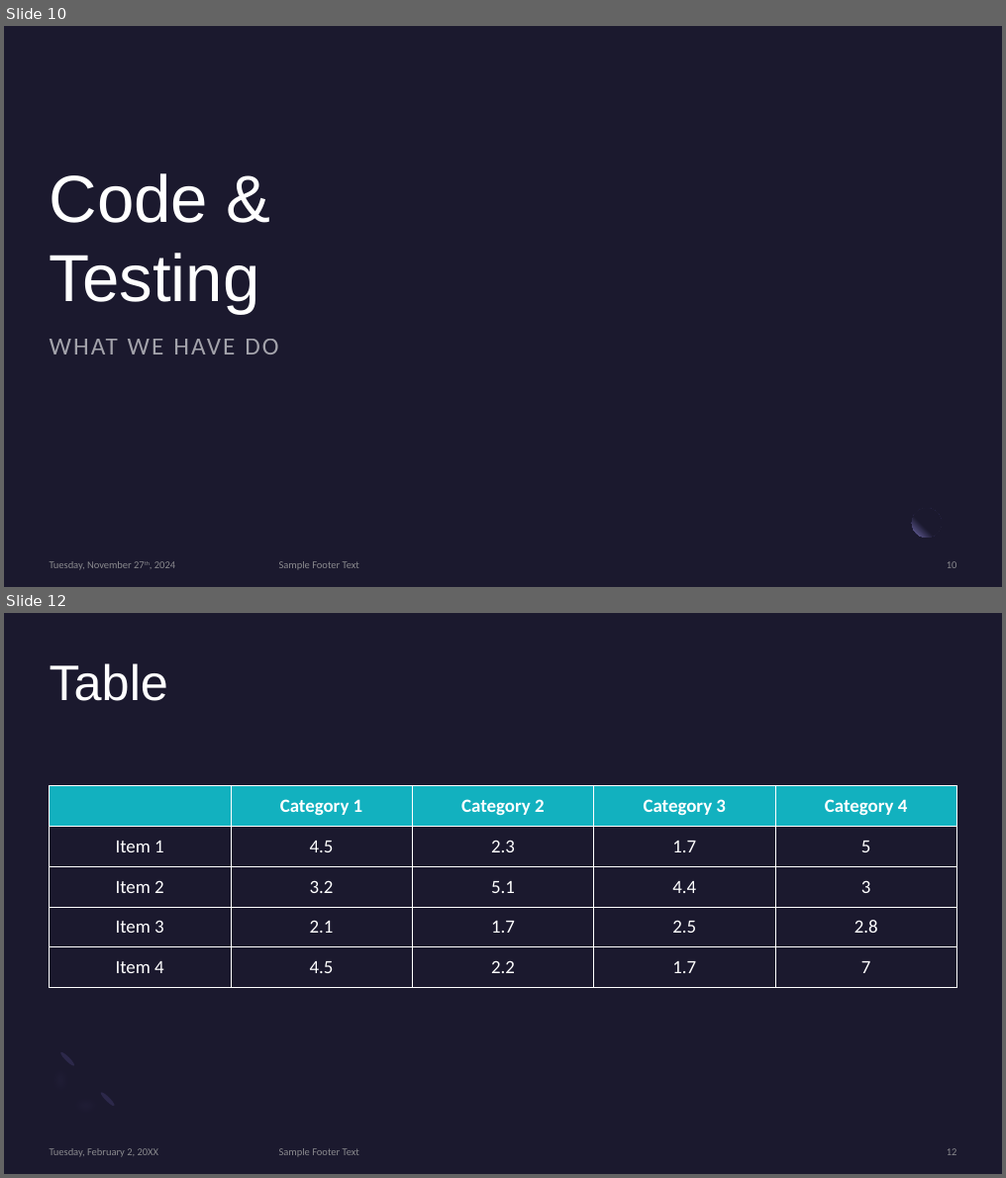
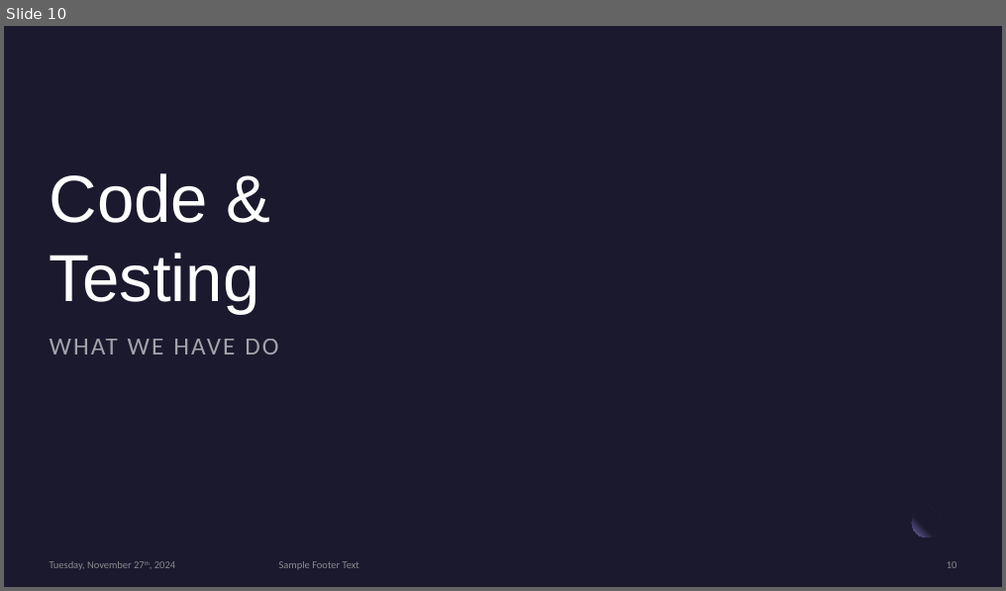
Before and after one commit to Edward-Pratt/2024NovHackathon, a slide deck: res/Smart Budget Presentation.pptx. Shown one above the other, each under a label of ours: slides 10 and 12 before the commit, slide 10 after it; the slides between them are not shown. The pictures are 1006x1178 and 1006x591 pixels, drawn with LibreOffice and Linux fonts; fonts in the diff are those of the drawing; background and template pictures are left out. Boxes give left, top, right and bottom in pixels: in the first picture for what was removed or moved away, otherwise in the second. Text is boxed around its words. In the diff, an @@ line names an element or a change of style, - is before the commit and + after.

```diff
--- a/res/Smart Budget Presentation.pptx
+++ b/res/Smart Budget Presentation.pptx
@@ slide 12 removed at (4,613,1002,1174), background #1B192E @@
@@ title removed at (50,663,168,701) @@
-Table
@@ table removed at (49,786,958,988), 5 rows, 5 columns @@
- | Category 1 | Category 2 | Category 3 | Category 4
-Item 1 | 4.5 | 2.3 | 1.7 | 5
-Item 2 | 3.2 | 5.1 | 4.4 | 3
-Item 3 | 2.1 | 1.7 | 2.5 | 2.8
-Item 4 | 4.5 | 2.2 | 1.7 | 7
@@ freeform shape removed at (34,1049,118,1133) @@
@@ ellipse removed at (59,1051,76,1067) @@
@@ ellipse removed at (99,1091,116,1108) @@
@@ text removed at (50,1149,159,1157) @@
-Tuesday, February 2, 20XX
@@ text removed at (279,1149,359,1157) @@
-Sample Footer Text
@@ page number removed at (946,1149,957,1156) @@
-12
```
Also in this commit, not shown: 4 slides changed, 2 slides added, 2 other slides removed, 1 other file.
